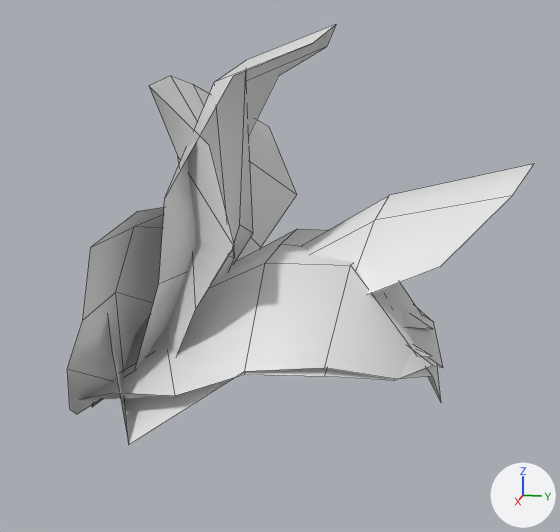
Two versions of the FBX model Assets/Models/Petalos.fbx, one commit apart.
Rendered twice from a 50 mm lens placed at (4.2, 2.16, 1.96), pointed at (-0.06, 1.31, 0.9). Arrows for +X, +Y and +Z are at lower right; the lights stay in place. Mesh edges are drawn as thin lines. Where no turn or scale is listed for an object, it has been applied to the vertices.

In view in the first picture: 'Petalo2', 'Petalo6', 'petalo1', 'petalo4', 'petalo5', 'petalo7'.
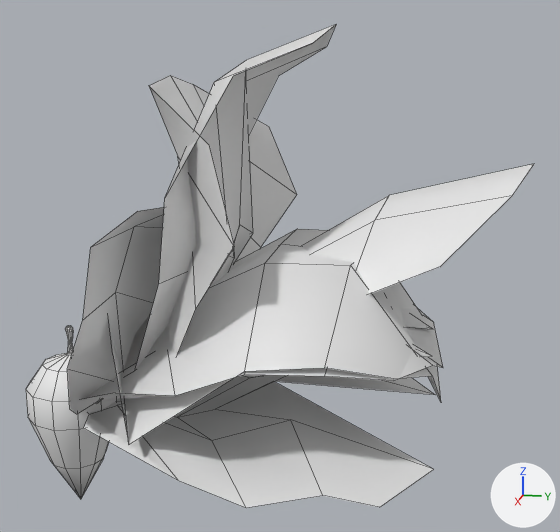
Pixel boxes (x1, y1, x2, y2) of what changed, in the pictures (560 x 532 px):
'petalo8', added: after (84, 375, 435, 508)
'Sphere', added: after (26, 326, 117, 499)

The change, as a diff of the scene's bpy script:
```diff
--- a/Assets/Models/Petalos.fbx.py
+++ b/Assets/Models/Petalos.fbx.py
@@ me_sphere @@
+me_sphere.from_pydata(...)  # 121 vertices, 130 faces; spans x -0.282..0.282, y -0.282..0.282, z -0.71..0.469
@@ me_plane_007 @@
+me_plane_007.from_pydata(...)  # 25 vertices, 16 faces; spans x -0.92..0.92, y -0.01..2.22, z -0.07..0.21
@@ ob_sphere @@
+ob_sphere = bpy.data.objects.new('Sphere', me_sphere)
+ob_sphere.location = (0.0, 0.0, 0.0)
@@ ob_petalo8 @@
+ob_petalo8 = bpy.data.objects.new('petalo8', me_plane_007)
+ob_petalo8.location = (0.0, 0.0, 0.0)
```
